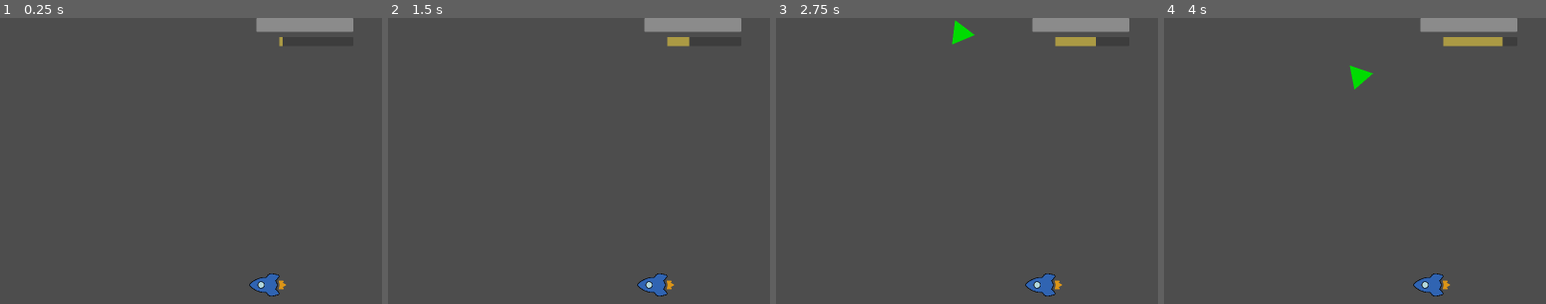
Above: before the commit, frames 1-4 (left to right).
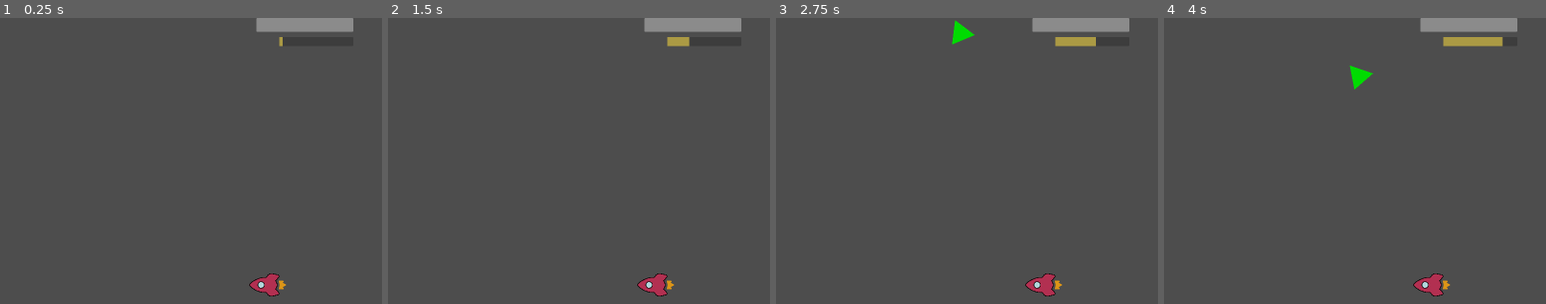
Above: after the commit, the same moments.

Repository: RajwolChapagain/Arcade-Game
Game: Godot game, scene res://main.tscn
Same seed, same stepped clock (60 frames per second), same inputs: the game is played once before the commit and once after it. The engine's default icon, where the game draws it, is replaced by a stand-in: a white triangle on a blue panel in a dark square.
Inputs:
- Up to frame 1 (0.25 s): no input
- Up to frame 2 (1.5 s): tap Enter at 0.5 s; tap Space at 1.25 s
- Up to frame 3 (2.75 s): no input
- Up to frame 4 (4 s): tap Enter at 2.75 s
The pictures show only the part of the screen within x 50-100%, y 3-53%; the shares and areas given below are measured in that part.

The runs differ from the first frame. In frame 1, 0.4% of the frame differs, in the area x 65-73%, y 89-98%; in frame 2, 0.4%; in frame 3, 0.4%; in frame 4, 0.4%.

Commit message:
Remove sprite loading functionality for ships

Diff:
--- a/main.tscn
+++ b/main.tscn
@@ -1,8 +1,7 @@
-[gd_scene load_steps=6 format=3 uid="uid://dtp6xrfqaukse"]
+[gd_scene load_steps=5 format=3 uid="uid://dtp6xrfqaukse"]
 
 [ext_resource type="Script" path="res://main.gd" id="1_uyiea"]
 [ext_resource type="PackedScene" uid="uid://dsgskm8hx8n3" path="res://ship/ship.tscn" id="2_rmhn6"]
-[ext_resource type="Texture2D" uid="uid://bqe0p44c0j6is" path="res://ship/ship_sprite_p2.png" id="3_hlk5c"]
 [ext_resource type="PackedScene" uid="uid://0uuiimj7834t" path="res://UI/hud.tscn" id="4_kn60h"]
 [ext_resource type="PackedScene" uid="uid://d4gsdtgxa50oe" path="res://powerups/spawner.tscn" id="5_0xksv"]
 
@@ -16,7 +15,6 @@
 [node name="Player2" parent="." instance=ExtResource("2_rmhn6")]
 position = Vector2(1400, 0)
 rotation = 3.14159
-SHIP_SPRITE = ExtResource("3_hlk5c")
 LEFT_STRING = "p2_left"
 RIGHT_STRING = "p2_right"
 UP_STRING = "p2_up"
--- a/ship/ship.gd
+++ b/ship/ship.gd
@@ -3,7 +3,7 @@
 @export var THRUST_FORCE = 1000 #Takes 3 seconds to reach max velocity w/ MAX_VELOCITY_MAGNITUDE = 3000
 @export var MAX_VELOCITY_MAGNITUDE = 1500 #3000
 @export var RETARDING_FORCE = 750 #Takes 4 seconds to reach min from a MAX_VELOCITY_MAGNITUDE of 3000
-@export var SHIP_SPRITE : Texture2D = preload("res://ship/ship_sprite.png")
+#@export var SHIP_SPRITE : Texture2D = preload("res://ship/ship_sprite.png")
 @export var max_hp = 100
 @onready var hp = max_hp:
 	get:
@@ -60,7 +60,7 @@
 signal player_died
 
 func _ready():
-	$Sprite2D.texture = SHIP_SPRITE
+#	$Sprite2D.texture = SHIP_SPRITE
 	$SuperTimer.wait_time = SUPER_DURATION
 	$ShieldTimer.wait_time = SHIELD_DURATION
 
